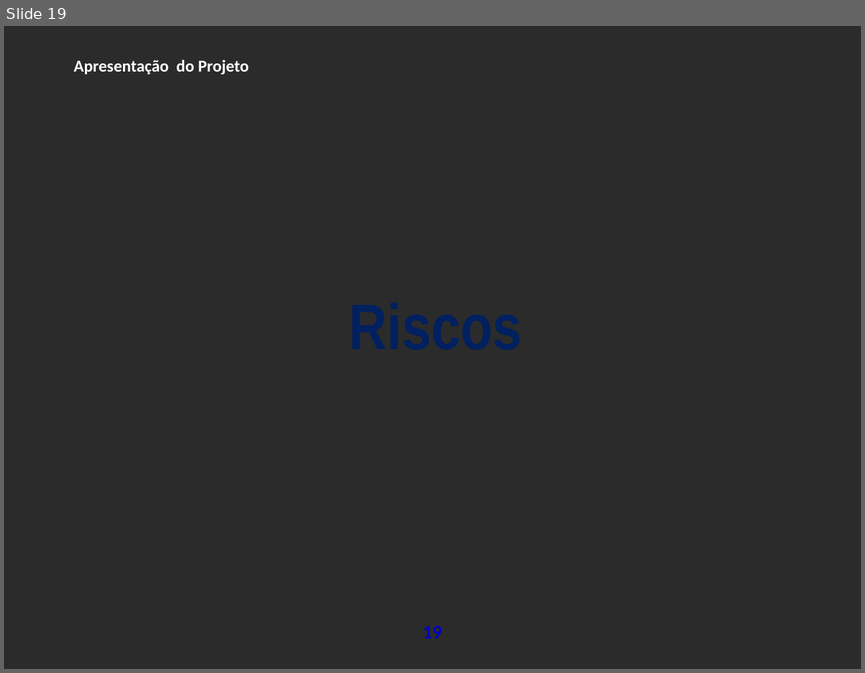
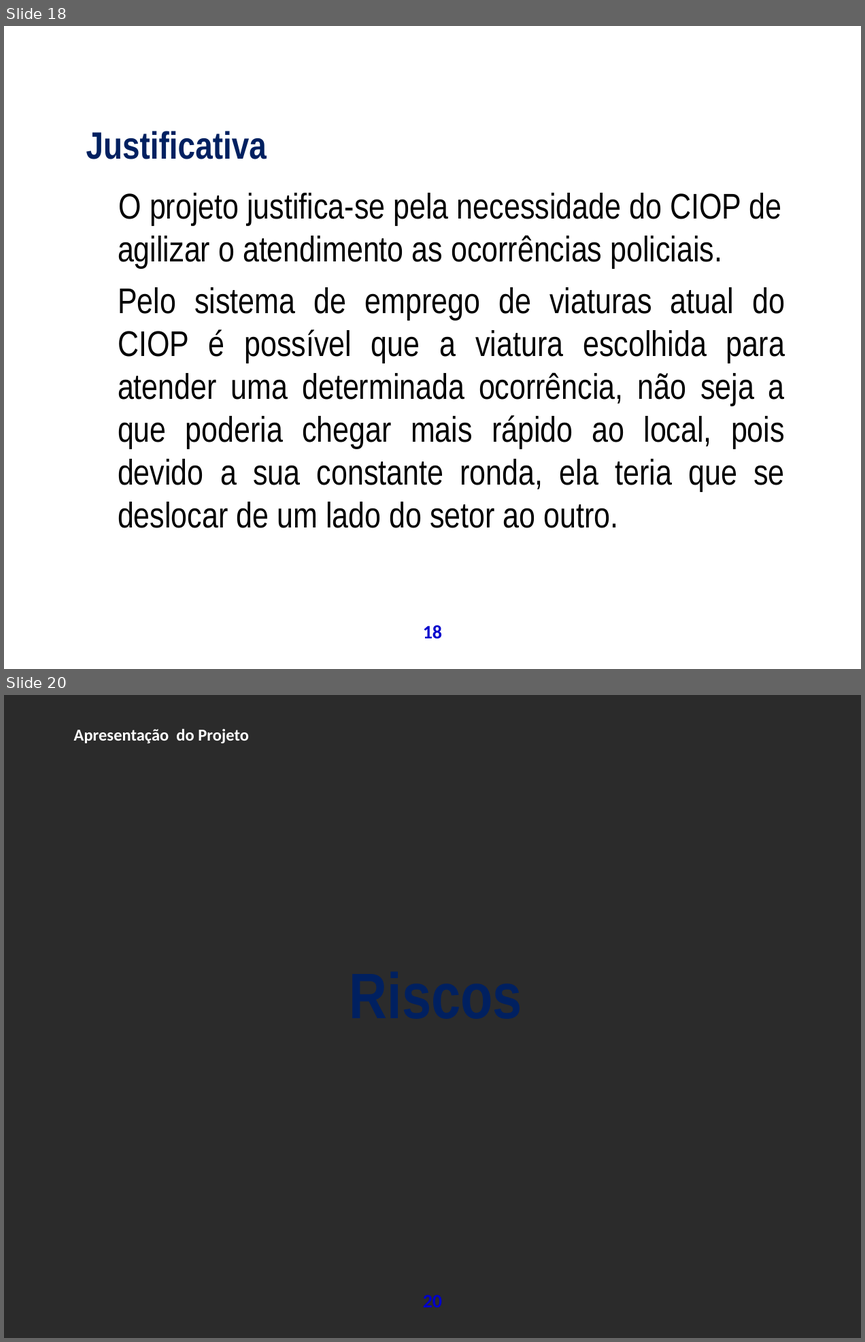
Before and after one commit to theoziran/sislodim, a slide deck: documentos/ProjetoPSA/Apresentação Final.ppt. Shown one above the other, each under a label of ours: slide 19 before the commit, slides 18 and 20 after it; the slides between them are not shown. The pictures are 865x673 and 865x1342 pixels, drawn with LibreOffice and Linux fonts; fonts in the diff are those of the drawing; background and template pictures are left out; a plain dark background stands for a picture behind light text. Boxes give left, top, right and bottom in pixels: in the first picture for what was removed or moved away, otherwise in the second. Text is boxed around its words. In the diff, an @@ line names an element or a change of style, - is before the commit and + after.

Commit message:
Alterado a justificativa do projeto de acordo com a sugestão dada por Fábio

```diff
--- a/documentos/ProjetoPSA/Apresentação Final.ppt
+++ b/documentos/ProjetoPSA/Apresentação Final.ppt
@@ slide 18 added at (4,26,861,669), background picture (left out); not listed: 1 template element that a slide beside it also shows @@
@@ text added at (66,51,548,80), 14 pt, text #FFFFFF, bold @@
+Apresentação do Projeto
@@ text added at (86,131,266,159), 32 pt, text #002060, bold @@
+Justificativa
@@ text added at (118,193,785,528), 30 pt, text #000000 @@
+O projeto justifica-se pela necessidade do CIOP de agilizar o atendimento as ocorrências policiais.
+Pelo sistema de emprego de viaturas atual do CIOP é possível que a viatura escolhida para atender uma determinada ocorrência, não seja a que poderia chegar mais rápido ao local, pois devido a sua constante ronda, ela teria que se deslocar de um lado do setor ao outro.
@@ what was slide 19 is now slide 20 @@
@@ page number at (423,1294,442,1307): text changed @@
-19
+20
```
Also in this commit, not shown: 1 slide changed.
